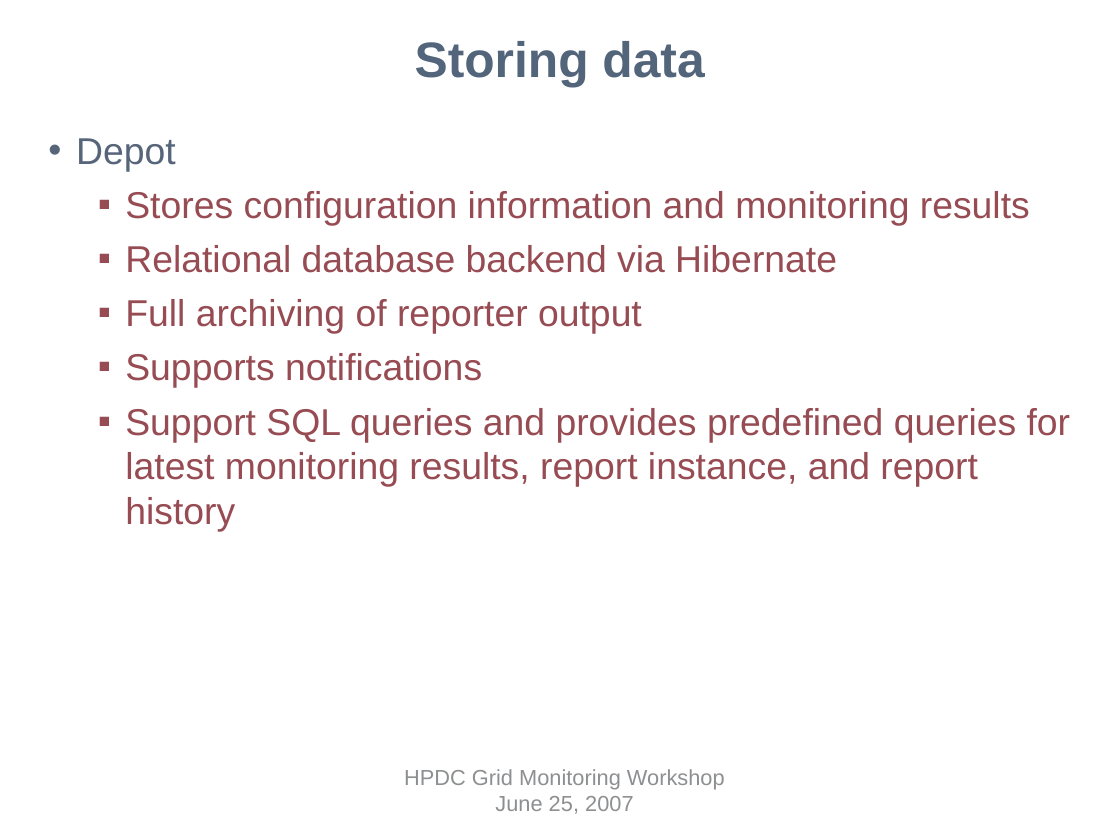
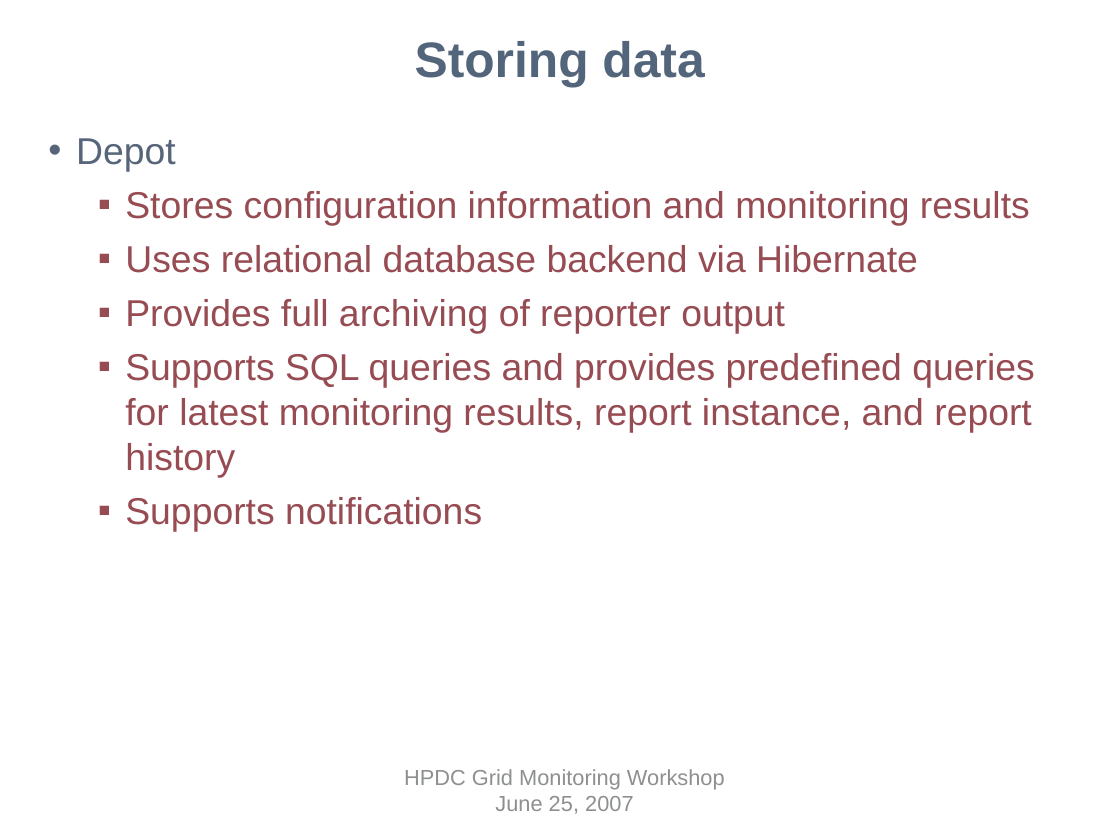
Before and after one commit to IncaProject/inca-xsede, a slide deck: slide 9 of talks/inca-gmw07.ppt (slide 11 before the commit). Drawn at 1120x840 pixels with LibreOffice and Linux fonts; fonts in the diff are those of the drawing; background and template pictures are left out. Boxes give left, top, right and bottom in pixels: in the first picture for what was removed or moved away, otherwise in the second. Text is boxed around its words. In the diff, an @@ line names an element or a change of style, - is before the commit and + after.

```diff
--- a/talks/inca-gmw07.ppt
+++ b/talks/inca-gmw07.ppt
@@ text at (125, 245, 1034, 478): text changed @@
-  ▪ Relational database backend via Hibernate
-  ▪ Full archiving of reporter output
+  ▪ Uses relational database backend via Hibernate
+  ▪ Provides full archiving of reporter output
+  ▪ Supports SQL queries and provides predefined queries for latest monitoring results, report instance, and report history
@@ text at (125, 408, 1071, 532): paragraph removed @@
-  ▪ Support SQL queries and provides predefined queries for latest monitoring results, report instance, and report history
```
Also in this commit, not shown: 9 other slides changed.
